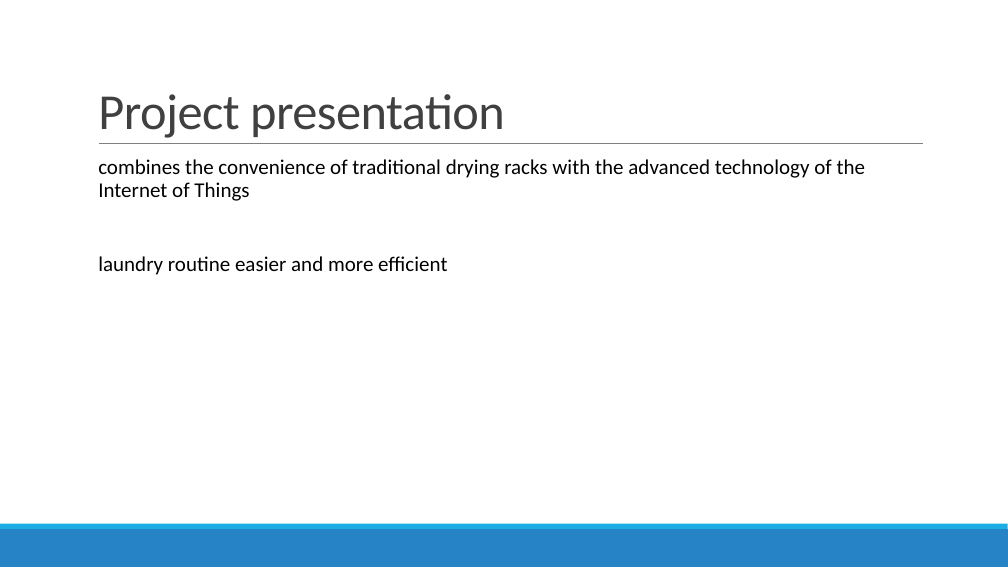
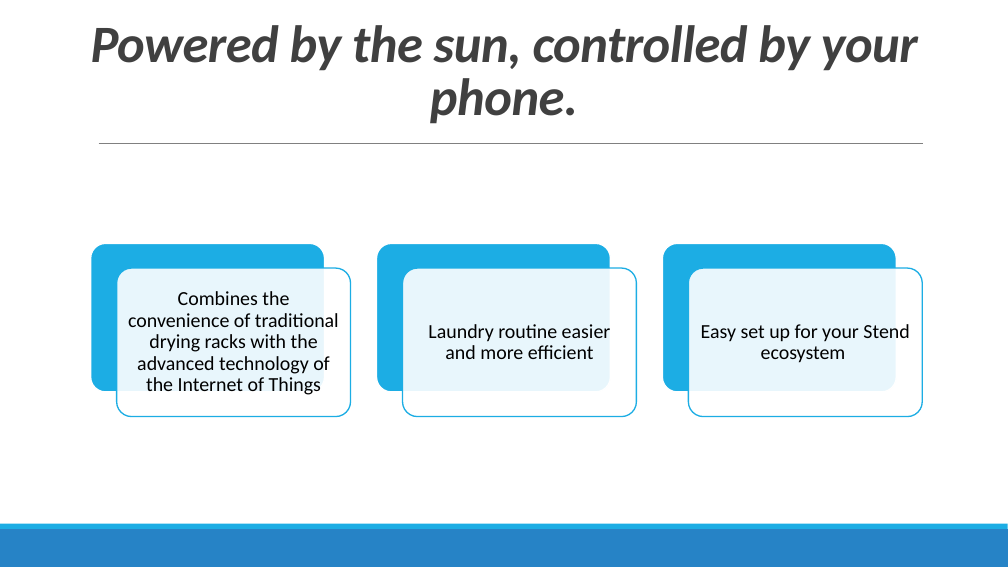
Before and after one commit to sarapeddy/drying-rack-smart, a slide deck: slide 4 of SMART STENDINO.pptx (slide 2 before the commit). Drawn at 1008x567 pixels with LibreOffice and Linux fonts; fonts in the diff are those of the drawing. Boxes give left, top, right and bottom in pixels: in the first picture for what was removed or moved away, otherwise in the second. Text is boxed around its words. In the diff, an @@ line names an element or a change of style, - is before the commit and + after.

```diff
--- a/SMART STENDINO.pptx
+++ b/SMART STENDINO.pptx
@@ title at (x1=91, y1=25, x2=918, y2=124): text changed; size 48 to 50 pt; bold on; italic on @@
-Project presentation
+Powered by the sun, controlled by your phone.
@@ text "Combines the convenience of traditional ..." at (x1=128, y1=291, x2=339, y2=395): vertical alignment top to middle @@
@@ text at (x1=128, y1=291, x2=339, y2=395): text changed; size 20 to 19 pt @@
-  combines the convenience of traditional drying racks with the advanced technology of the Internet of Things
-  laundry routine easier and more efficient
+Combines the convenience of traditional drying racks with the advanced technology of the Internet of Things
@@ group added at (x1=91, y1=243, x2=923, y2=417): 6 rounded rectangles, 2 texts @@
+Laundry routine easier and more efficient
+Easy set up for your Stend ecosystem
```
Also in this commit, not shown: 3 other slides changed, 5 slides added, 2 slides removed.
